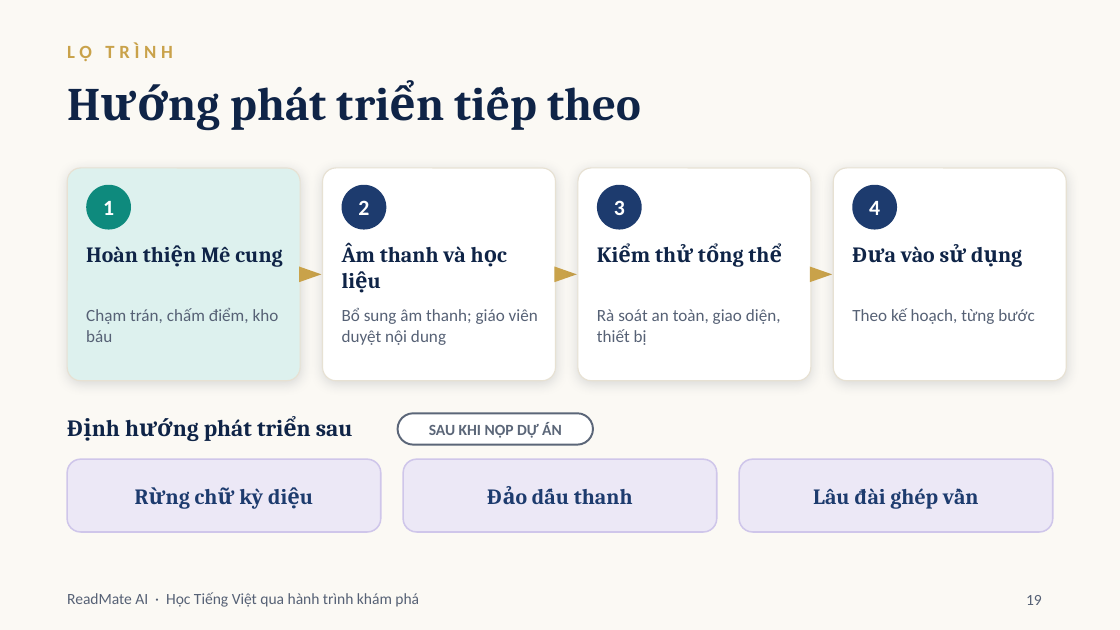
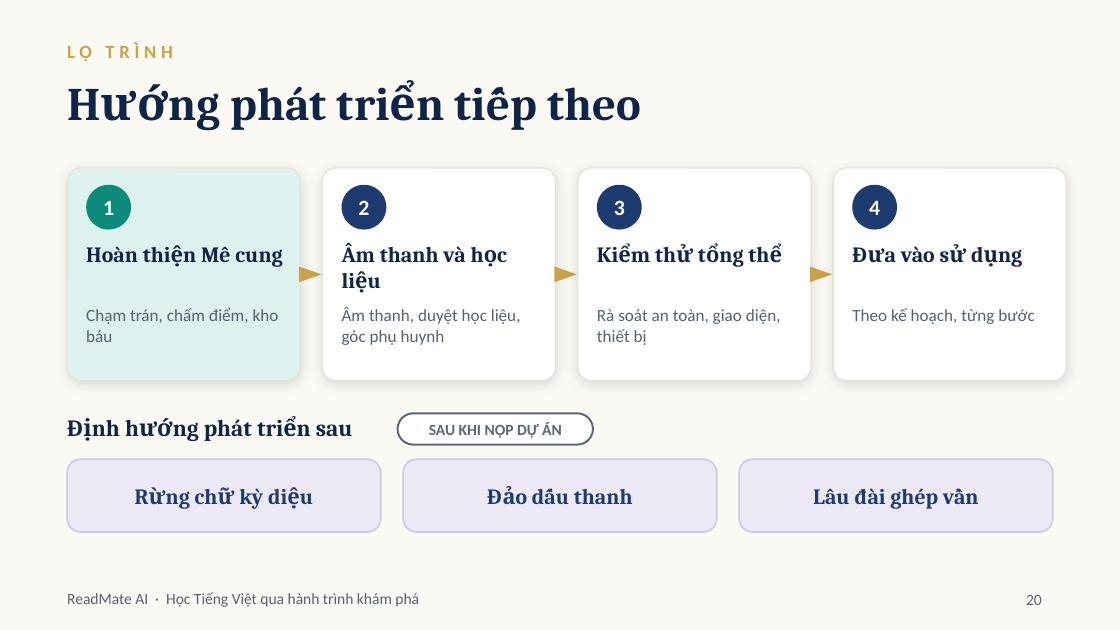
Before and after one commit to ThaiTaka/ReadMateAI, a slide deck: slide 20 of docs/presentations/ReadMateAI_BaoCaoDuAn.pptx (slide 19 before the commit). Drawn at 1120x630 pixels with LibreOffice and Linux fonts; fonts in the diff are those of the drawing. Boxes give left, top, right and bottom in pixels: in the first picture for what was removed or moved away, otherwise in the second. Text is boxed around its words. In the diff, an @@ line names an element or a change of style, - is before the commit and + after.

```diff
--- a/docs/presentations/ReadMateAI_BaoCaoDuAn.pptx
+++ b/docs/presentations/ReadMateAI_BaoCaoDuAn.pptx
@@ text at (x1=342, y1=307, x2=521, y2=345): text changed @@
-Bổ sung âm thanh; giáo viên duyệt nội dung
+Âm thanh, duyệt học liệu, góc phụ huynh
@@ page number at (x1=1026, y1=595, x2=1042, y2=605): text changed @@
-19
+20
```
Also in this commit, not shown: 7 other slides changed, 3 slides added, 2 slides removed, 10 other files.
